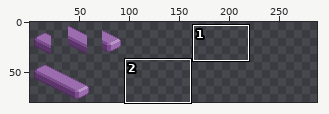
File history of a pixel-art file, assets/aseprite/Platform.aseprite. The first picture is a wide view before the edit; the outline marks the close-up.
Close-up. Earlier state:
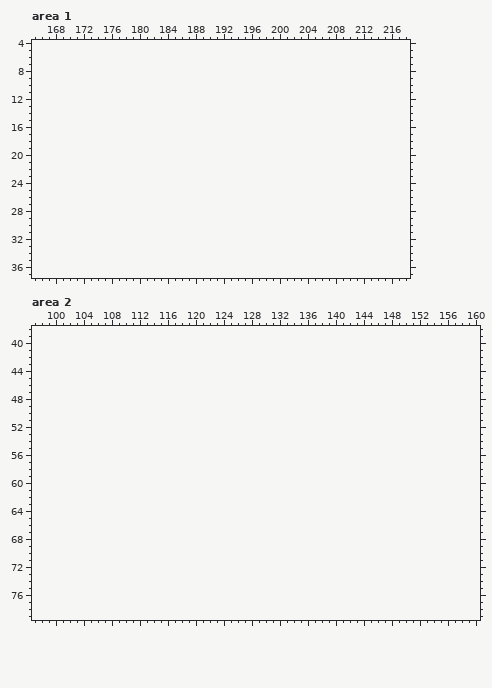
96x112 pixels, 1 frame. Shown: area 1: x 165..218, y 4..37; area 2: x 97..160, y 38..79. The old version is drawn lined up with the new one, on the new canvas. The wide view leaves out empty margins. The commit also changed other parts of the picture, which this record leaves out.
Once edited:
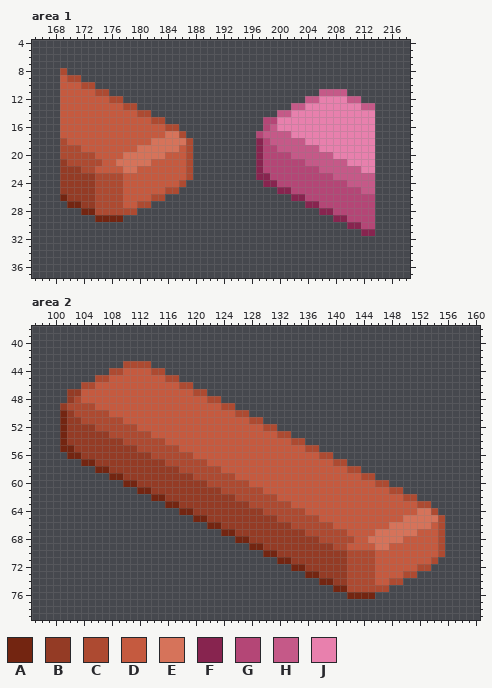
Palette (. is transparent): A #732511  B #943b25  C #ad4a31  D #c55a3f  E #d6735a  F #87244f  G #b44676  H #c55988  J #e880ad
From old to new:
canvas 96x112 -> 288x80 (the part of the old canvas that was cut away was empty and is not shown)
--- area 1
@@ x 165..218 @@
  7 ......................................................
- 8 ......................................................
- 9 ......................................................
-10 ......................................................
-11 ......................................................
-12 ......................................................
-13 ......................................................
-14 ......................................................
-15 ......................................................
-16 ......................................................
-17 ......................................................
-18 ......................................................
-19 ......................................................
-20 ......................................................
-21 ......................................................
-22 ......................................................
-23 ......................................................
-24 ......................................................
-25 ......................................................
-26 ......................................................
-27 ......................................................
-28 ......................................................
-29 ......................................................
-30 ......................................................
-31 ......................................................
+ 8 ....C.................................................
+ 9 ....DCC...............................................
+10 ....DDDCC.............................................
+11 ....DDDDDCC..............................HHHH.........
+12 ....DDDDDDDCC..........................HHJJJJHH.......
+13 ....DDDDDDDDDCC......................HHJJJJJJJJHH.....
+14 ....DDDDDDDDDDDCC..................HHJJJJJJJJJJJJ.....
+15 ....DDDDDDDDDDDDDCC..............GGJJJJJJJJJJJJJJ.....
+16 ....DDDDDDDDDDDDDDDCC............GHJJJJJJJJJJJJJJ.....
+17 ....DDDDDDDDDDDDDDDEEC..........GHHHHJJJJJJJJJJJJ.....
+18 ....CDDDDDDDDDDDDEEEEEC.........FGHHHHHJJJJJJJJJJ.....
+19 ....CCCDDDDDDDDEEEEEEDC.........FGGHHHHHHJJJJJJJJ.....
+20 ....CCCCCDDDDEEEEEEDDDC.........FGGGGHHHHHHJJJJJJ.....
+21 ....BCCCCCDDEEEEEDDDDDC.........FGGGGGGHHHHHHJJJJ.....
+22 ....BBBCCDDDDEEDDDDDDDC.........FGGGGGGGGHHHHHHJJ.....
+23 ....BBBBBCCCCDDDDDDDDDC.........FFGGGGGGGGGHHHHHH.....
+24 ....BBBBBCCCCDDDDDDDDC...........FFGGGGGGGGGGHHHH.....
+25 ....BBBBBCCCCDDDDDDCC..............FFGGGGGGGGGGHH.....
+26 ....ABBBBCCCCDDDDCC..................FFGGGGGGGGGG.....
+27 .....AABBCCCCDDCC......................FFGGGGGGGG.....
+28 .......AACCCCCC..........................FFGGGGGG.....
+29 .........AAAA..............................FFGGGG.....
+30 .............................................FFGG.....
+31 ...............................................FF.....
 32 ......................................................
--- area 2
@@ x 97..160 @@
 42 ................................................................
-43 ................................................................
-44 ................................................................
-45 ................................................................
-46 ................................................................
-47 ................................................................
-48 ................................................................
-49 ................................................................
-50 ................................................................
-51 ................................................................
-52 ................................................................
-53 ................................................................
-54 ................................................................
-55 ................................................................
-56 ................................................................
-57 ................................................................
-58 ................................................................
-59 ................................................................
-60 ................................................................
-61 ................................................................
-62 ................................................................
-63 ................................................................
-64 ................................................................
-65 ................................................................
-66 ................................................................
-67 ................................................................
-68 ................................................................
-69 ................................................................
-70 ................................................................
-71 ................................................................
-72 ................................................................
-73 ................................................................
-74 ................................................................
-75 ................................................................
-76 ................................................................
+43 .............CCCC...............................................
+44 ...........CCDDDDCC.............................................
+45 .........CCDDDDDDDDCC...........................................
+46 .......CCDDDDDDDDDDDDCC.........................................
+47 .....BBDDDDDDDDDDDDDDDDCC.......................................
+48 .....BCDDDDDDDDDDDDDDDDDDCC.....................................
+49 ....BCCCCDDDDDDDDDDDDDDDDDDCC...................................
+50 ....ABCCCCCDDDDDDDDDDDDDDDDDDCC.................................
+51 ....ABBCCCCCCDDDDDDDDDDDDDDDDDDCC...............................
+52 ....ABBBBCCCCCCDDDDDDDDDDDDDDDDDDCC.............................
+53 ....ABBBBBBCCCCCCDDDDDDDDDDDDDDDDDDCC...........................
+54 ....ABBBBBBBBCCCCCCDDDDDDDDDDDDDDDDDDCC.........................
+55 ....AABBBBBBBBBCCCCCCDDDDDDDDDDDDDDDDDDCC.......................
+56 .....AABBBBBBBBBBCCCCCCDDDDDDDDDDDDDDDDDDCC.....................
+57 .......AABBBBBBBBBBCCCCCCDDDDDDDDDDDDDDDDDDCC...................
+58 .........AABBBBBBBBBBCCCCCCDDDDDDDDDDDDDDDDDDCC.................
+59 ...........AABBBBBBBBBBCCCCCCDDDDDDDDDDDDDDDDDDCC...............
+60 .............AABBBBBBBBBBCCCCCCDDDDDDDDDDDDDDDDDDCC.............
+61 ...............AABBBBBBBBBBCCCCCCDDDDDDDDDDDDDDDDDDCC...........
+62 .................AABBBBBBBBBBCCCCCCDDDDDDDDDDDDDDDDDDCC.........
+63 ...................AABBBBBBBBBBCCCCCCDDDDDDDDDDDDDDDDDDCC.......
+64 .....................AABBBBBBBBBBCCCCCCDDDDDDDDDDDDDDDDEEC......
+65 .......................AABBBBBBBBBBCCCCCCDDDDDDDDDDDDEEEEEC.....
+66 .........................AABBBBBBBBBBCCCCCCDDDDDDDDEEEEEEDC.....
+67 ...........................AABBBBBBBBBBCCCCCCDDDDEEEEEEDDDC.....
+68 .............................AABBBBBBBBBBCCCCCDDEEEEEDDDDDC.....
+69 ...............................AABBBBBBBBBBCCDDDDEEDDDDDDDC.....
+70 .................................AABBBBBBBBBBCCCCDDDDDDDDDC.....
+71 ...................................AABBBBBBBBCCCCDDDDDDDDC......
+72 .....................................AABBBBBBCCCCDDDDDDCC.......
+73 .......................................AABBBBCCCCDDDDCC.........
+74 .........................................AABBCCCCDDCC...........
+75 ...........................................AACCCCCC.............
+76 .............................................AAAA...............
 77 ................................................................
Changed places in both close-ups, as pixel boxes (x1, y1, x2, y2):
added: (60, 68, 193, 222)
added: (256, 89, 375, 236)
added: (60, 361, 445, 599)
